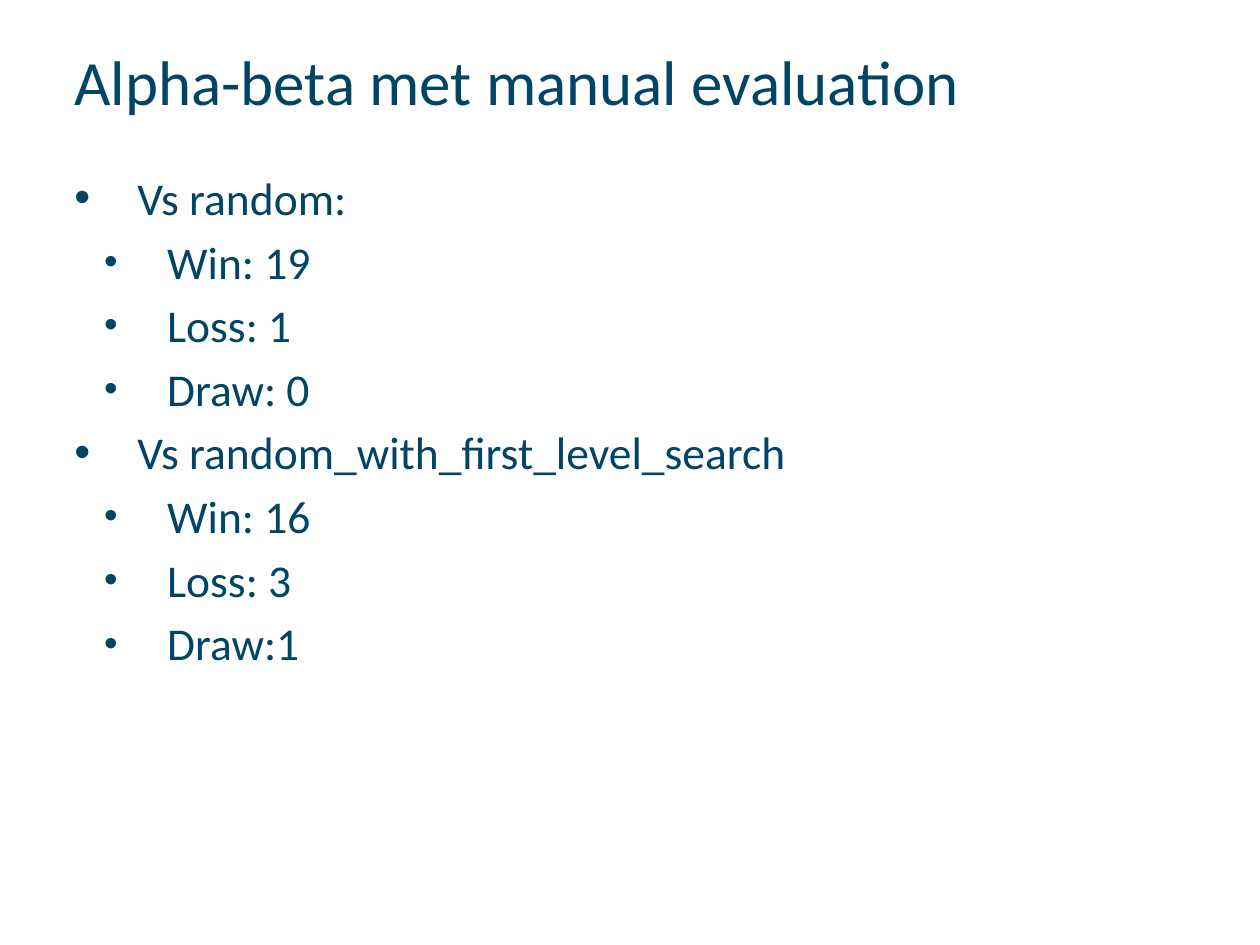
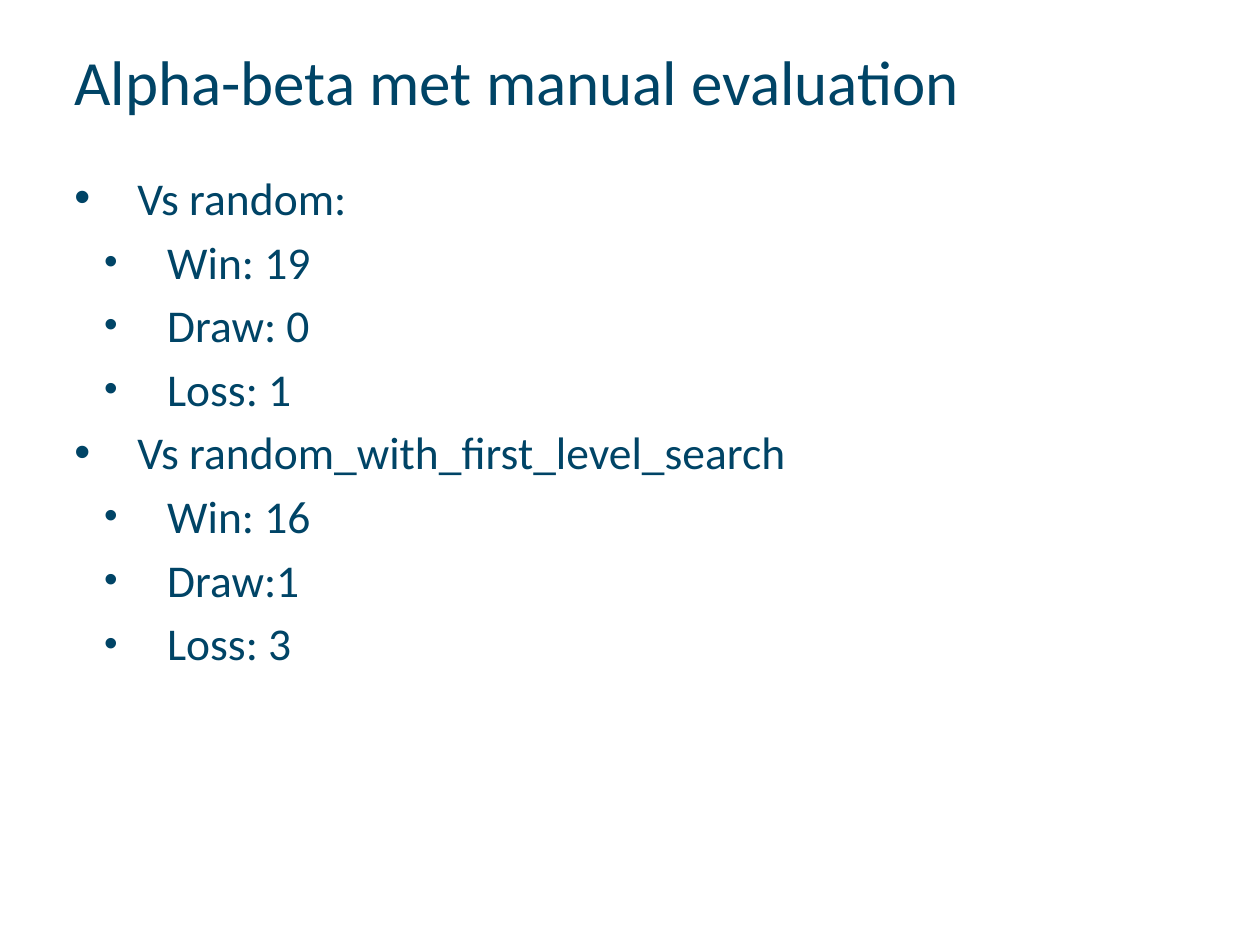
Before and after one commit to Nuytemans-Dieter/Practicum, a slide deck: slide 13 of PresentatieAI.pptx. Drawn at 1260x945 pixels with LibreOffice and Linux fonts; fonts in the diff are those of the drawing; background and template pictures are left out. Boxes give left, top, right and bottom in pixels: in the first picture for what was removed or moved away, otherwise in the second. Text is boxed around its words. In the diff, an @@ line names an element or a change of style, - is before the commit and + after.

Commit message:
aanpassing ppt (draw in het midden)

```diff
--- a/PresentatieAI.pptx
+++ b/PresentatieAI.pptx
@@ text at box(167, 312, 309, 343): paragraph added @@
+  • Draw: 0
@@ text at box(167, 376, 309, 407): paragraph removed @@
-  • Draw: 0
@@ text at box(167, 567, 299, 598): paragraph added @@
+  • Draw:1
@@ text at box(167, 630, 299, 661): paragraph removed @@
-  • Draw:1
```
Also in this commit, not shown: 2 other slides changed.
